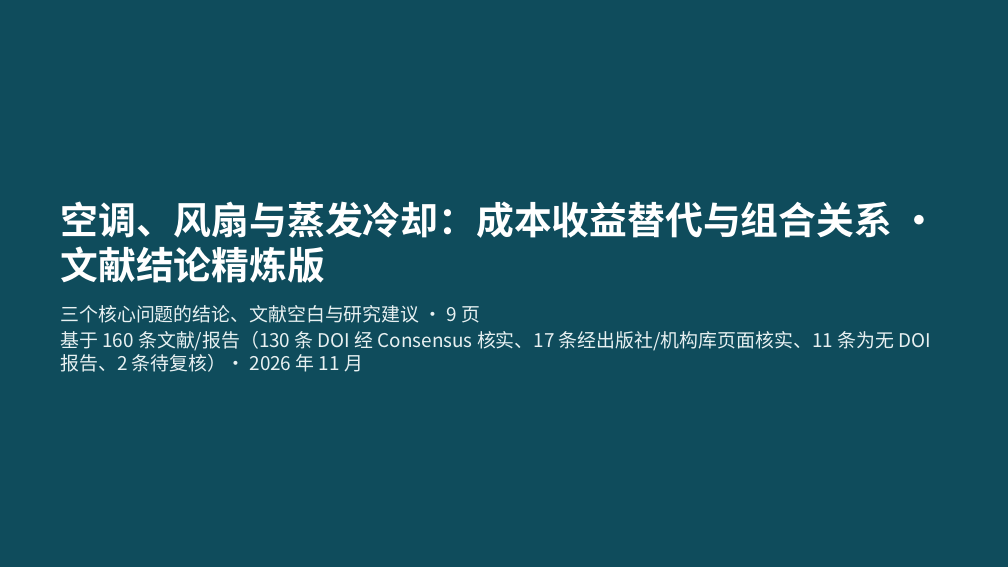
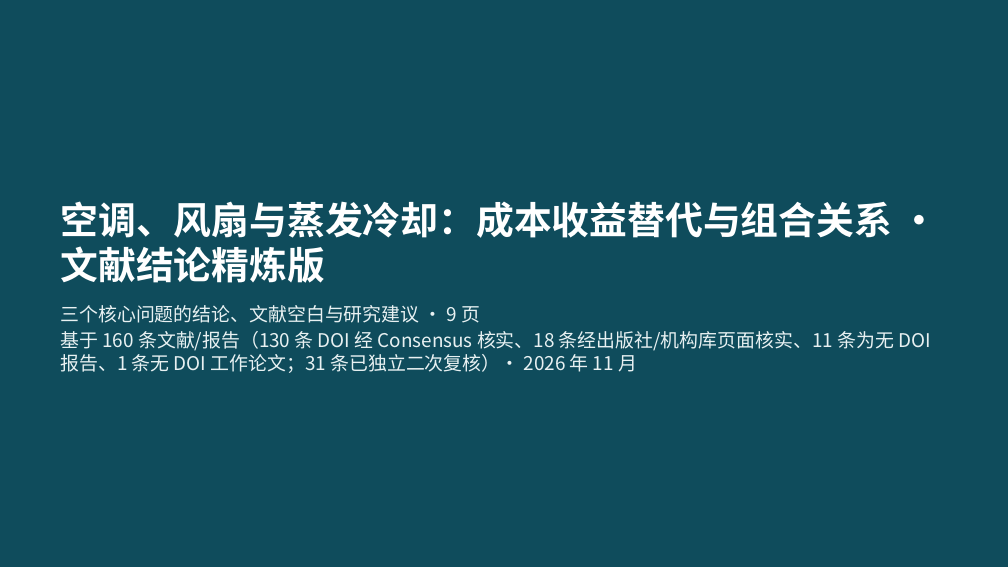
Before and after one commit to BoBoOrangeBIT/climate-paper6, a slide deck: slide 1 of lit_review_cooling/降温措施成本收益替代与组合_精炼结论版.pptx. Drawn at 1008x567 pixels with LibreOffice and Linux fonts; fonts in the diff are those of the drawing. Boxes give left, top, right and bottom in pixels: in the first picture for what was removed or moved away, otherwise in the second. Text is boxed around its words. In the diff, an @@ line names an element or a change of style, - is before the commit and + after.

```diff
--- a/lit_review_cooling/降温措施成本收益替代与组合_精炼结论版.pptx
+++ b/lit_review_cooling/降温措施成本收益替代与组合_精炼结论版.pptx
@@ text at (60, 331, 931, 373): text changed @@
-基于 160 条文献/报告（130 条 DOI 经 Consensus 核实、17 条经出版社/机构库页面核实、11 条为无 DOI 报告、2 条待复核）· 2026 年 11 月
+基于 160 条文献/报告（130 条 DOI 经 Consensus 核实、18 条经出版社/机构库页面核实、11 条为无 DOI 报告、1 条无 DOI 工作论文；31 条已独立二次复核）· 2026 年 11 月
```
Also in this commit, not shown: 7 other slides changed, 11 other files.
